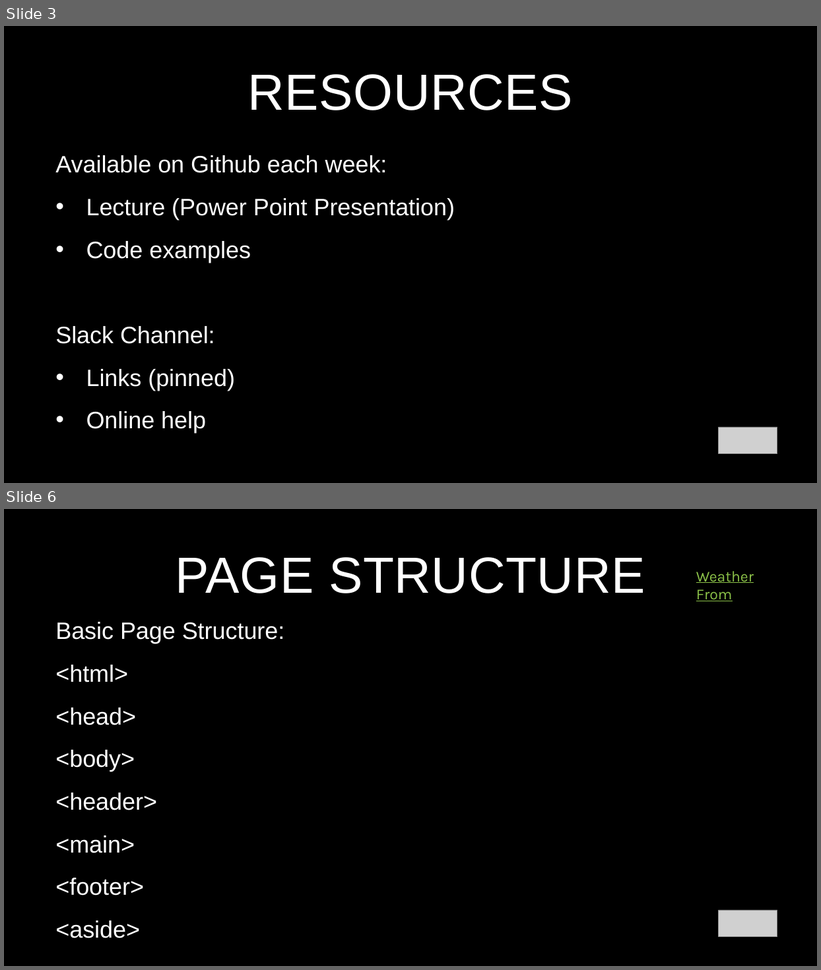
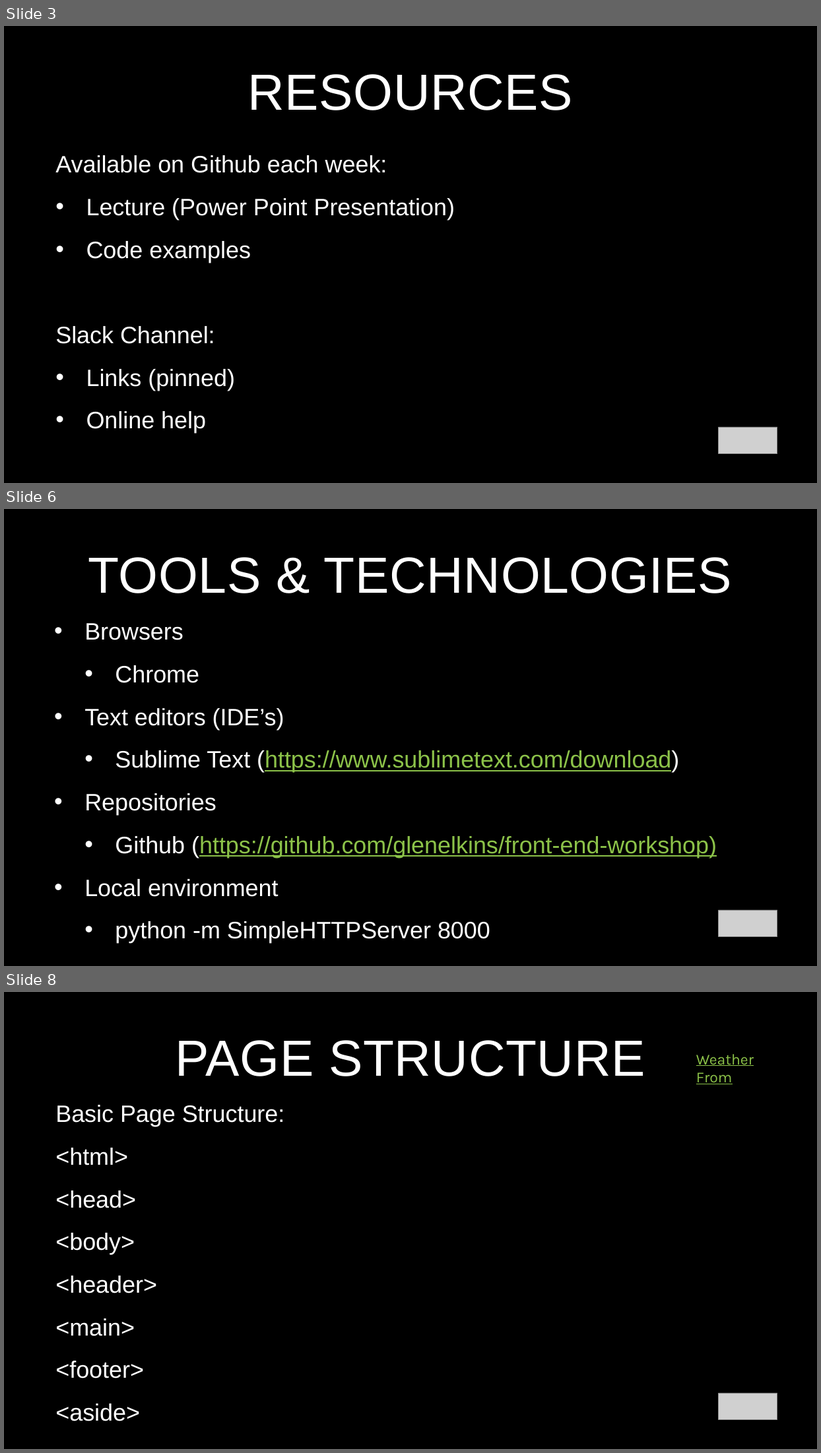
Before and after one commit to glenelkins/front-end-workshop, a slide deck: FEWorkshop-Week1.pptx. Shown one above the other, each under a label of ours: slides 3 and 6 before the commit, slides 3, 6 and 8 after it; the slides between them are not shown. The pictures are 821x970 and 821x1453 pixels, drawn with LibreOffice and Linux fonts; fonts in the diff are those of the drawing; grey boxes stand for pictures. Boxes give left, top, right and bottom in pixels: in the first picture for what was removed or moved away, otherwise in the second. Text is boxed around its words. In the diff, an @@ line names an element or a change of style, - is before the commit and + after.

```diff
--- a/FEWorkshop-Week1.pptx
+++ b/FEWorkshop-Week1.pptx
@@ slide 6 added at box(4, 509, 817, 966), background #000000; not listed: 1 template element that a slide beside it also shows @@
@@ title added at box(88, 557, 732, 593), 60 pt, text #FFFFFF @@
+TOOLS & TECHNOLOGIES
@@ text added at box(85, 623, 717, 943), 28 pt, text #FFFFFF @@
+• Browsers
+  • Chrome
+• Text editors (IDE’s)
+  • Sublime Text (https://www.sublimetext.com/download)
+• Repositories
+  • Github (https://github.com/glenelkins/front-end-workshop)
+• Local environment
+  • python -m SimpleHTTPServer 8000
@@ picture added at box(719, 910, 778, 937) @@
@@ what was slide 6 is now slide 8 @@
```
Also in this commit, not shown: 3 slides changed, 1 other slide added.
